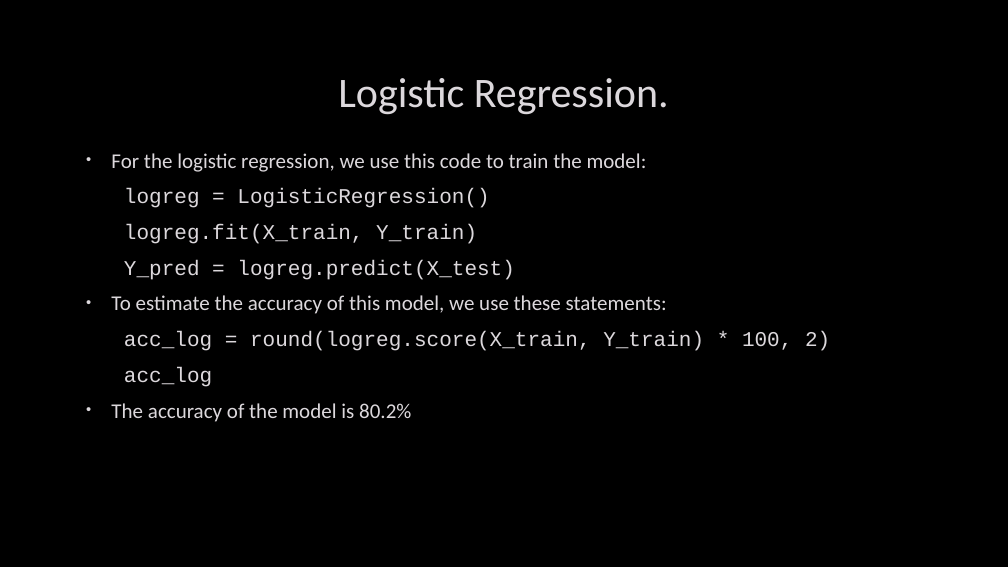
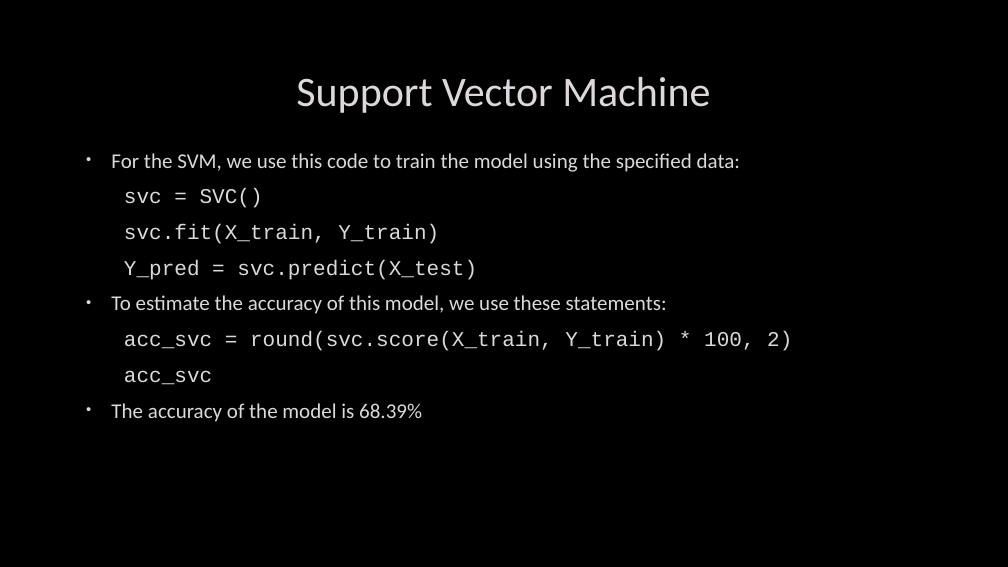
Before and after one commit to Moaaz-Mahmoud/Third-Year-Electrical-Testing-3A, a slide deck: slide 23 of class-3-data_analysis_and_ml/titanic/presentation.pptx (slide 20 before the commit). Drawn at 1008x567 pixels with LibreOffice and Linux fonts; fonts in the diff are those of the drawing; background and template pictures are left out. Boxes give left, top, right and bottom in pixels: in the first picture for what was removed or moved away, otherwise in the second. Text is boxed around its words. In the diff, an @@ line names an element or a change of style, - is before the commit and + after.

```diff
--- a/class-3-data_analysis_and_ml/titanic/presentation.pptx
+++ b/class-3-data_analysis_and_ml/titanic/presentation.pptx
@@ title at bbox=[296, 77, 710, 113]: text changed @@
-Logistic Regression.
+Support Vector Machine
@@ text at bbox=[111, 153, 740, 280]: text changed; font Courier New to Calibri @@
-• For the logistic regression, we use this code to train the model:
-logreg = LogisticRegression()
-logreg.fit(X_train, Y_train)
-Y_pred = logreg.predict(X_test)
+• For the SVM, we use this code to train the model using the specified data:
+svc = SVC()
+svc.fit(X_train, Y_train)
+Y_pred = svc.predict(X_test)
@@ text at bbox=[111, 331, 792, 422]: text changed @@
-acc_log = round(logreg.score(X_train, Y_train) * 100, 2)
-acc_log
-• The accuracy of the model is 80.2%
+acc_svc = round(svc.score(X_train, Y_train) * 100, 2)
+acc_svc
+• The accuracy of the model is 68.39%
```
Also in this commit, not shown: 5 other slides changed, 5 slides added, 39 other files.
